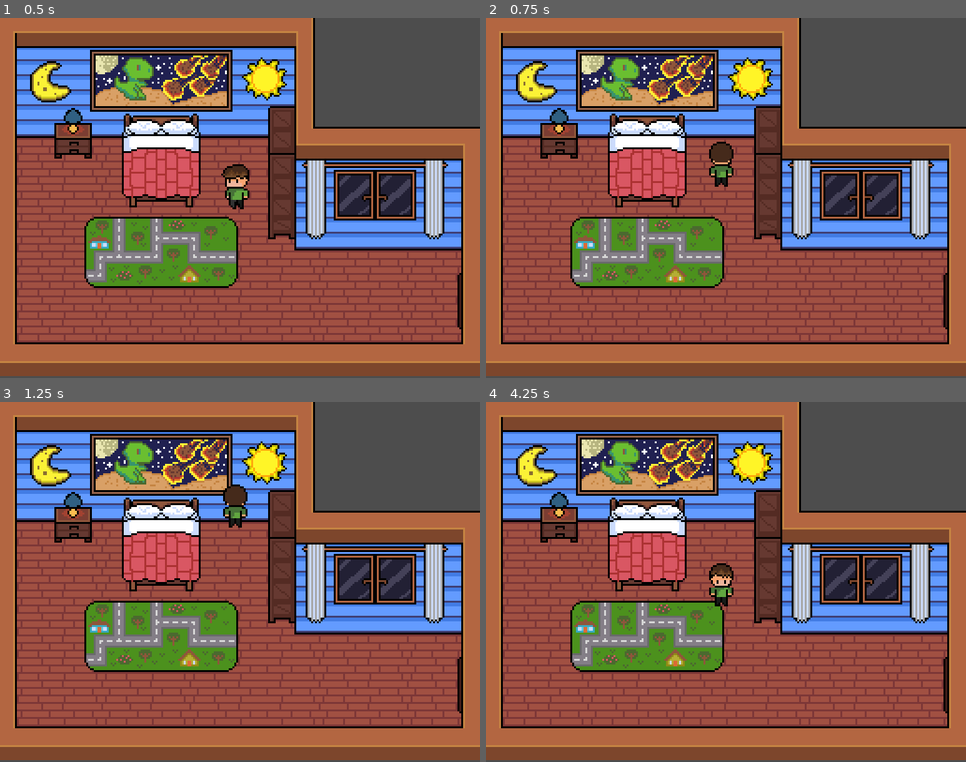
Above: before the commit, frames 1-4 (two rows, left to right).
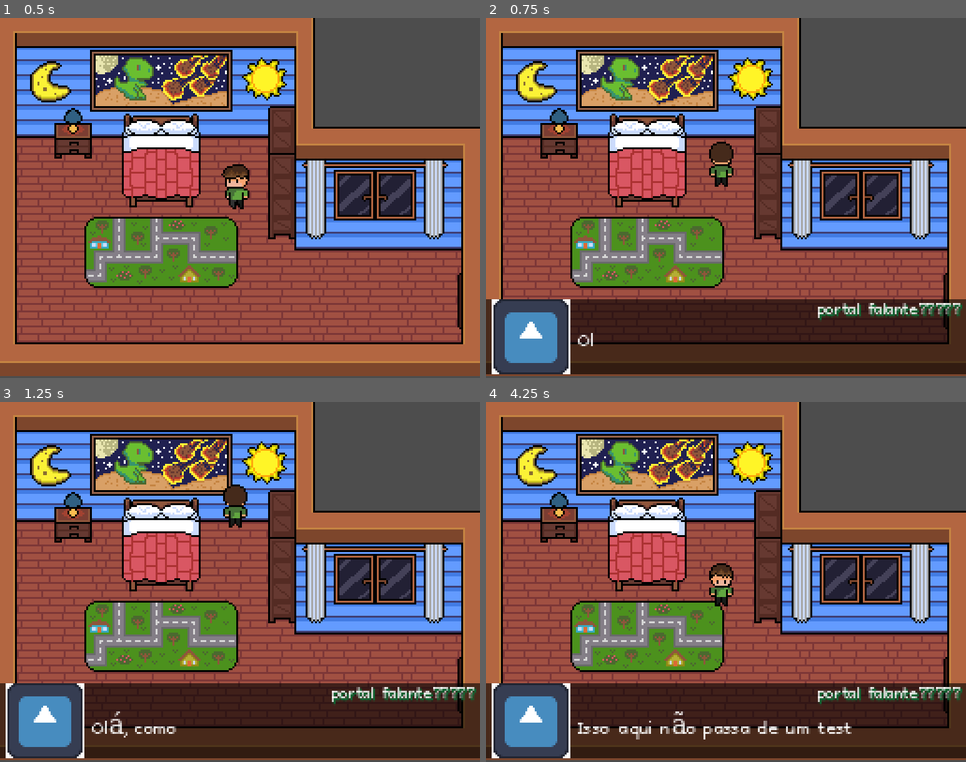
Above: after the commit, the same moments.

Repository: c-salviato/hardwaregame
Game: Godot game, scene res://Fases/FaseInicial.tscn
Same seed, same stepped clock (60 frames per second), same inputs: the game is played once before the commit and once after it. Before the commit the project starts from res://Fases/node_2d.tscn. The engine's default icon, where the game draws it, is replaced by a stand-in: a white triangle on a blue panel in a dark square.
Inputs:
- Up to frame 1 (0.5 s): no input
- Up to frame 2 (0.75 s): tap Enter (ui_accept) at 0.5 s; hold W (andar_cima) from 0.53 s (still down); tap Space (ui_select) at 0.6 s
- Up to frame 3 (1.25 s): keep holding W (andar_cima); tap Enter (ui_accept) at 0.77 s
- Up to frame 4 (4.25 s): release W (andar_cima) at 1.28 s; hold S (andar_baixo) 1.28-2.03 s; tap D (andar_dir) at 1.35 s; tap Enter (ui_accept) at 1.52, 3.02, 3.77 s; tap Space (ui_select) at 1.55, 2.3, 2.85, 3.6 s; hold W (andar_cima) 2.03-3.53 s; tap A (andar_esq) at 2.1 s; hold S (andar_baixo) from 3.53 s (still down)

Frame 1 is identical in both runs. In frame 2, 20% of the frame differs, in the area x 0-100%, y 78-99%; in frame 3, 20%; in frame 4, 21%.

Commit message:
arrumando o dialogo
foi criado um trecho base pra teste do diálogo, funcionando para futuramente linkar os diálogos dos npc

Diff:
--- a/techquest/Dialogo/DialogScreen.tscn
+++ b/techquest/Dialogo/DialogScreen.tscn
@@ -1,5 +1,6 @@
 [gd_scene format=3 uid="uid://bfb660loc3io6"]
 
+[ext_resource type="Script" uid="uid://dfgcdg5ovt483" path="res://cenario/tela_dialogo.gd" id="1_2n4yd"]
 [ext_resource type="FontFile" uid="uid://c3ksgjhny4rqw" path="res://fontes/bookxel.ttf" id="1_p5i70"]
 
 [sub_resource type="LabelSettings" id="LabelSettings_2n4yd"]
@@ -8,13 +9,21 @@
 font_size = 12
 shadow_color = Color(0.06666667, 0.4, 0.2, 1)
 
-[node name="DialogScreen" type="Control" unique_id=1391606721]
+[node name="DialogScreen" type="Control" unique_id=1391606721 node_paths=PackedStringArray("_nome", "_dialogo", "_faceset")]
 layout_mode = 3
 anchors_preset = 15
 anchor_right = 1.0
 anchor_bottom = 1.0
+offset_left = 1.0
+offset_top = -2.0
+offset_right = 1.0
+offset_bottom = -2.0
 grow_horizontal = 2
 grow_vertical = 2
+script = ExtResource("1_2n4yd")
+_nome = NodePath("BaseDialog/Dialog/ContainText/nome")
+_dialogo = NodePath("BaseDialog/Dialog/ContainText/Dialogo")
+_faceset = NodePath("BaseDialog/Dialog/Borda/Face")
 
 [node name="BaseDialog" type="ColorRect" parent="." unique_id=1066784268]
 custom_minimum_size = Vector2(256, 20)
@@ -24,10 +33,9 @@
 anchor_top = 1.0
 anchor_right = 0.5
 anchor_bottom = 1.0
-offset_left = 46.0
-offset_top = 171.0
-offset_right = 302.0
-offset_bottom = 211.0
+offset_left = -129.0
+offset_top = -40.0
+offset_right = 127.0
 grow_horizontal = 2
 grow_vertical = 0
 color = Color(0, 0, 0, 0.6)
--- a/techquest/Fases/node_2d.tscn
+++ b/techquest/Fases/FaseInicial.tscn
@@ -1,55 +1,56 @@
 [gd_scene format=3 uid="uid://cwpjjstto1s2x"]
 
-[ext_resource type="Texture2D" uid="uid://dkox5lf6xqgd1" path="res://assets/sprites/cenas/lobby/sprite_cena01.png" id="1_11c0w"]
-[ext_resource type="Script" uid="uid://ckthv0iplhm21" path="res://cenario/player.gd" id="2_b187r"]
-[ext_resource type="Texture2D" uid="uid://ifsjcqicjosm" path="res://assets/sprites/player/animacoes_player.png" id="3_xik75"]
+[ext_resource type="Script" uid="uid://25bimjhfpwwr" path="res://Fases/fase_inicial.gd" id="1_p1far"]
+[ext_resource type="Texture2D" uid="uid://dkox5lf6xqgd1" path="res://assets/sprites/cenas/lobby/sprite_cena01.png" id="2_tj21c"]
+[ext_resource type="Script" uid="uid://ckthv0iplhm21" path="res://cenario/player.gd" id="3_2ipsw"]
+[ext_resource type="Texture2D" uid="uid://ifsjcqicjosm" path="res://assets/sprites/player/animacoes_player.png" id="4_xfxak"]
 
 [sub_resource type="AtlasTexture" id="AtlasTexture_q5nh6"]
-atlas = ExtResource("3_xik75")
+atlas = ExtResource("4_xfxak")
 region = Rect2(0, 64, 32, 32)
 
 [sub_resource type="AtlasTexture" id="AtlasTexture_el0s4"]
-atlas = ExtResource("3_xik75")
+atlas = ExtResource("4_xfxak")
 region = Rect2(32, 64, 32, 32)
 
 [sub_resource type="AtlasTexture" id="AtlasTexture_fpre3"]
-atlas = ExtResource("3_xik75")
+atlas = ExtResource("4_xfxak")
 region = Rect2(64, 64, 32, 32)
 
 [sub_resource type="AtlasTexture" id="AtlasTexture_rpnvy"]
-atlas = ExtResource("3_xik75")
+atlas = ExtResource("4_xfxak")
 region = Rect2(0, 96, 32, 32)
 
 [sub_resource type="AtlasTexture" id="AtlasTexture_d4to0"]
-atlas = ExtResource("3_xik75")
+atlas = ExtResource("4_xfxak")
 region = Rect2(32, 96, 32, 32)
 
 [sub_resource type="AtlasTexture" id="AtlasTexture_pwvlm"]
-atlas = ExtResource("3_xik75")
+atlas = ExtResource("4_xfxak")
 region = Rect2(64, 96, 32, 32)
 
 [sub_resource type="AtlasTexture" id="AtlasTexture_5k1sm"]
-atlas = ExtResource("3_xik75")
+atlas = ExtResource("4_xfxak")
 region = Rect2(0, 0, 32, 32)
 
 [sub_resource type="AtlasTexture" id="AtlasTexture_51ff2"]
-atlas = ExtResource("3_xik75")
+atlas = ExtResource("4_xfxak")
 region = Rect2(32, 0, 32, 32)
 
 [sub_resource type="AtlasTexture" id="AtlasTexture_b87gc"]
-atlas = ExtResource("3_xik75")
+atlas = ExtResource("4_xfxak")
 region = Rect2(64, 0, 32, 32)
 
 [sub_resource type="AtlasTexture" id="AtlasTexture_5wwro"]
-atlas = ExtResource("3_xik75")
+atlas = ExtResource("4_xfxak")
 region = Rect2(0, 32, 32, 32)
 
 [sub_resource type="AtlasTexture" id="AtlasTexture_lkkuo"]
-atlas = ExtResource("3_xik75")
+atlas = ExtResource("4_xfxak")
 region = Rect2(64, 32, 32, 32)
 
 [sub_resource type="AtlasTexture" id="AtlasTexture_buxgs"]
-atlas = ExtResource("3_xik75")
+atlas = ExtResource("4_xfxak")
 region = Rect2(32, 32, 32, 32)
 
 [sub_resource type="SpriteFrames" id="SpriteFrames_80vwd"]
@@ -138,15 +139,17 @@
 [sub_resource type="RectangleShape2D" id="RectangleShape2D_5wwro"]
 size = Vector2(20, 15)
 
-[node name="FaseInicial" type="Node2D" unique_id=1229129315]
+[node name="FaseInicial" type="Node2D" unique_id=1229129315 node_paths=PackedStringArray("_hud")]
+script = ExtResource("1_p1far")
+_hud = NodePath("HUD")
 
 [node name="SpriteCena01" type="Sprite2D" parent="." unique_id=1595667187]
 position = Vector2(128, 95)
-texture = ExtResource("1_11c0w")
+texture = ExtResource("2_tj21c")
 
 [node name="Player" type="CharacterBody2D" parent="." unique_id=682922607]
 position = Vector2(126, 90)
-script = ExtResource("2_b187r")
+script = ExtResource("3_2ipsw")
 
 [node name="Animacao" type="AnimatedSprite2D" parent="Player" unique_id=299651772]
 texture_filter = 1
@@ -192,3 +195,5 @@
 [node name="CollisionShape2D8" type="CollisionShape2D" parent="StaticBody2D" unique_id=1917459364]
 position = Vector2(44, 8.5)
 shape = SubResource("RectangleShape2D_5wwro")
+
+[node name="HUD" type="CanvasLayer" parent="." unique_id=1122236923]
--- /dev/null
+++ b/techquest/Fases/fase_inicial.gd
@@ -0,0 +1,32 @@
+extends Node2D
+class_name LevelInical
+const _DIALOG_SCREEN: PackedScene = preload("res://Dialogo/DialogScreen.tscn")
+#aqui a gente cria os diálogos
+var _dialog_data: Dictionary ={
+	0:{
+			"faceset": "res://icon.svg",
+			"dialog": "Olá, como você está?",
+			"title": "portal falante?????"
+	},
+	1:{
+			"faceset": "res://icon.svg",
+			"dialog": "Isso aqui não passa de um teste...",
+			"title": "portal falante?????"
+	},
+	2:{
+			"faceset": "res://icon.svg",
+			"dialog": "Como o mundo é louco, um portal falante",
+			"title": "portal falante?????"
+	}
+}
+@export_category("Objects")
+@export var _hud: CanvasLayer=null
+var _dialogo_ativo = null
+func _process(delta: float) -> void:
+	if _dialogo_ativo != null:
+		return
+	if Input.is_action_just_pressed("ui_select"):
+		_dialogo_ativo = _DIALOG_SCREEN.instantiate()
+		_dialogo_ativo.data = _dialog_data
+		_dialogo_ativo.tree_exited.connect(func(): _dialogo_ativo = null)
+		_hud.add_child(_dialogo_ativo)
Not shown, added: techquest/Fases/fase_inicial.gd.uid
